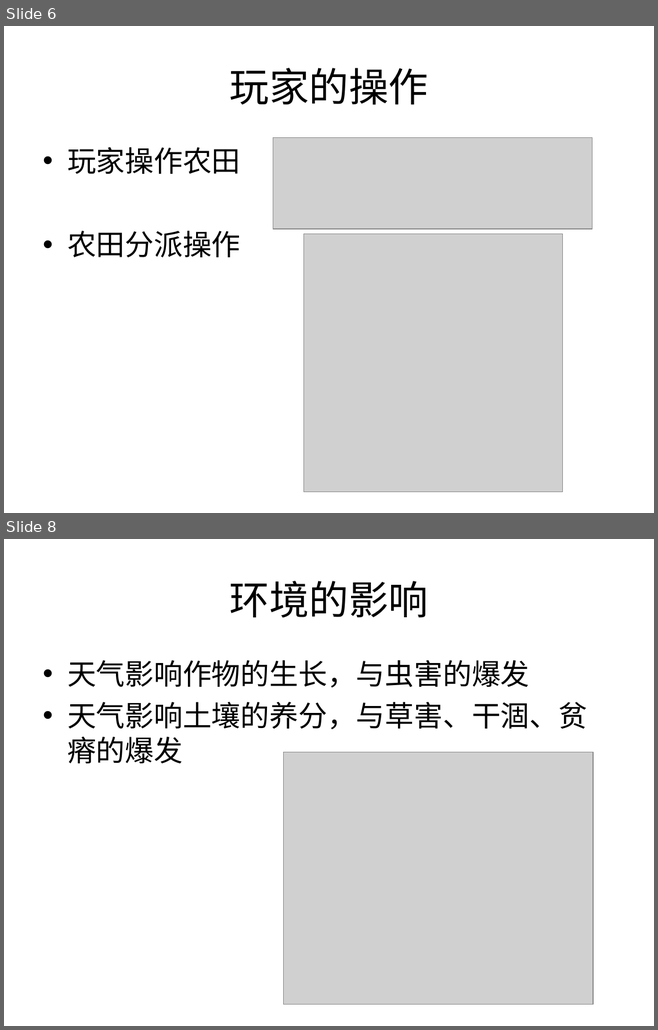
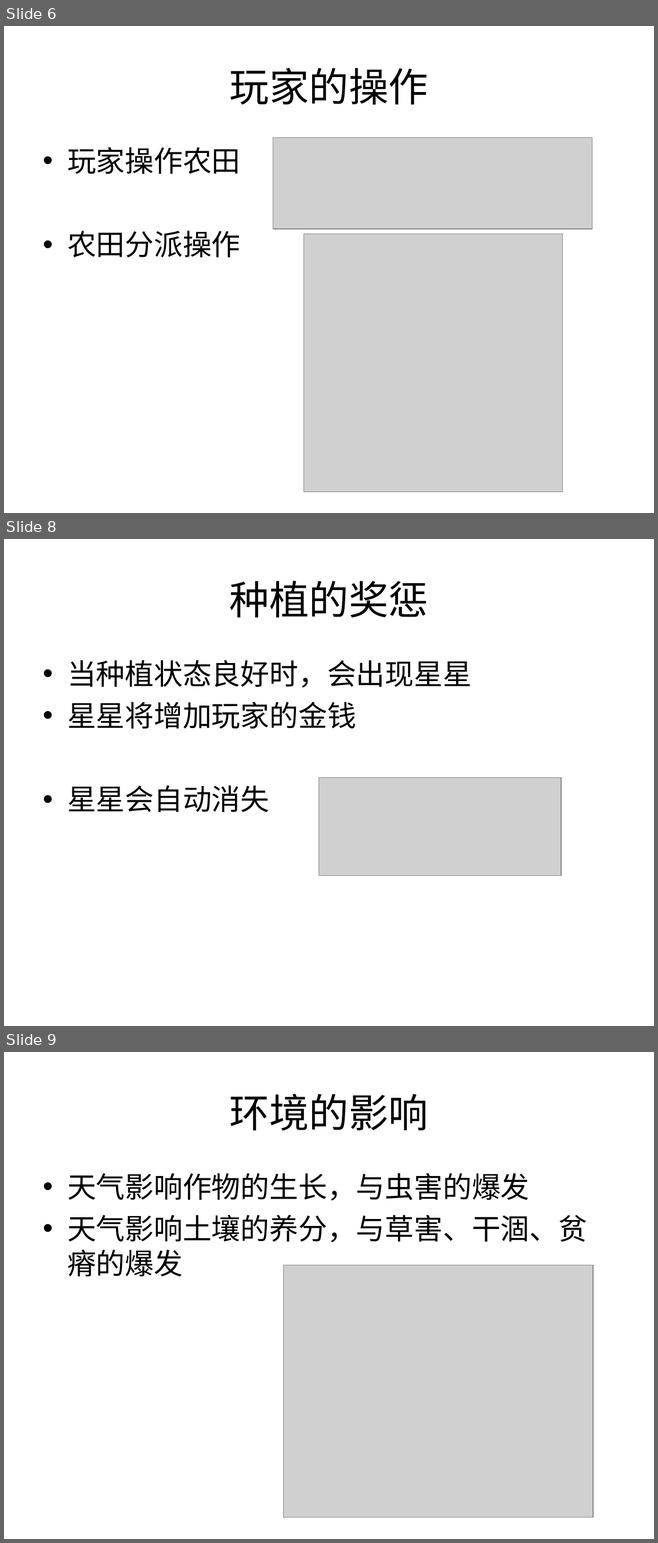
Before and after one commit to sativa/graduate2011, a slide deck: 策划/策划.ppt. Shown one above the other, each under a label of ours: slides 6 and 8 before the commit, slides 6, 8 and 9 after it; the slides between them are not shown. The pictures are 658x1030 and 658x1543 pixels, drawn with LibreOffice and Linux fonts; fonts in the diff are those of the drawing; grey boxes stand for pictures. Boxes give left, top, right and bottom in pixels: in the first picture for what was removed or moved away, otherwise in the second. Text is boxed around its words. In the diff, an @@ line names an element or a change of style, - is before the commit and + after.

```diff
--- a/策划/策划.ppt
+++ b/策划/策划.ppt
@@ slide 8 added at <box>4,539,654,1026</box>, background #FFFFFF @@
@@ title added at <box>230,581,428,618</box>, 44 pt, text #000000 @@
+种植的奖惩
@@ text added at <box>67,660,471,812</box>, 32 pt, text #000000 @@
+• 当种植状态良好时，会出现星星
+• 星星将增加玩家的金钱
+• 星星会自动消失
@@ picture added at <box>318,777,561,875</box> @@
@@ what was slide 8 is now slide 9 @@
```
Also in this commit, not shown: 2 slides changed, 2 other slides added, 3 other files.
